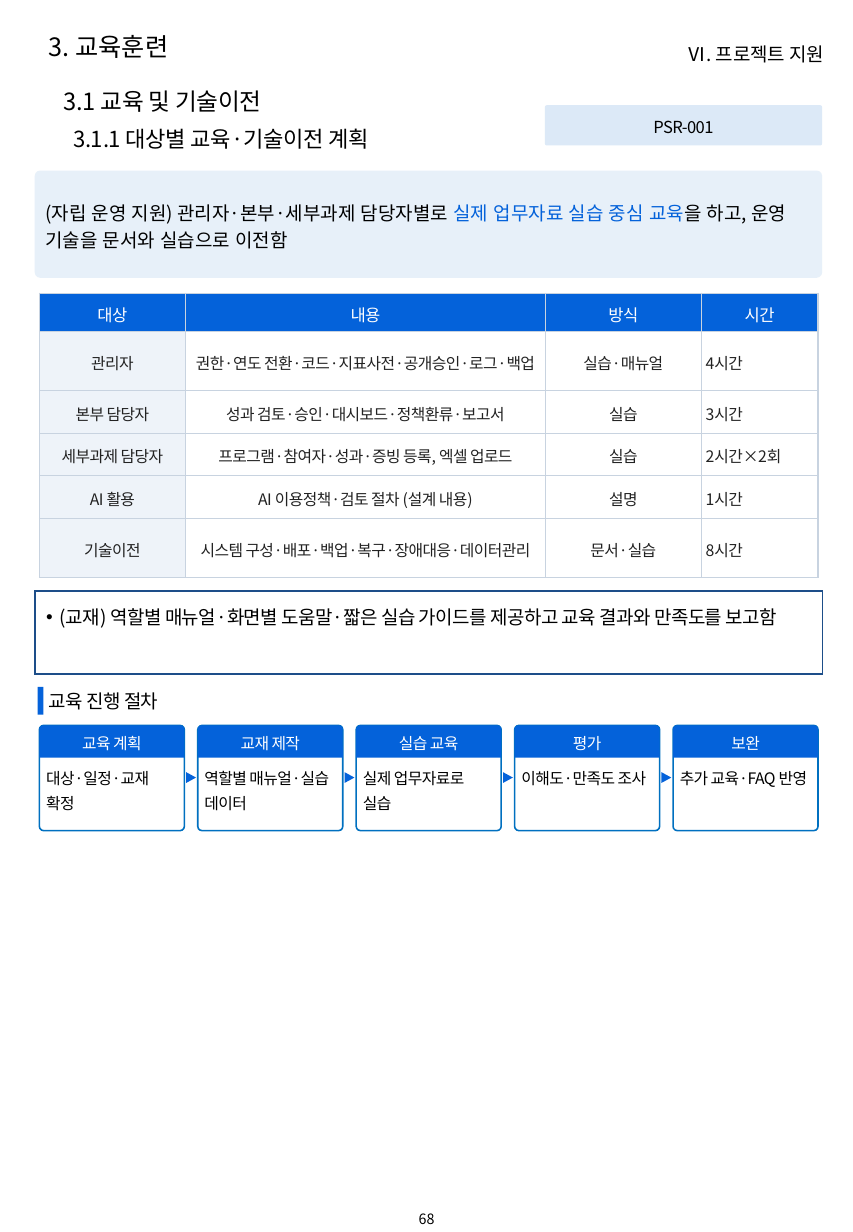
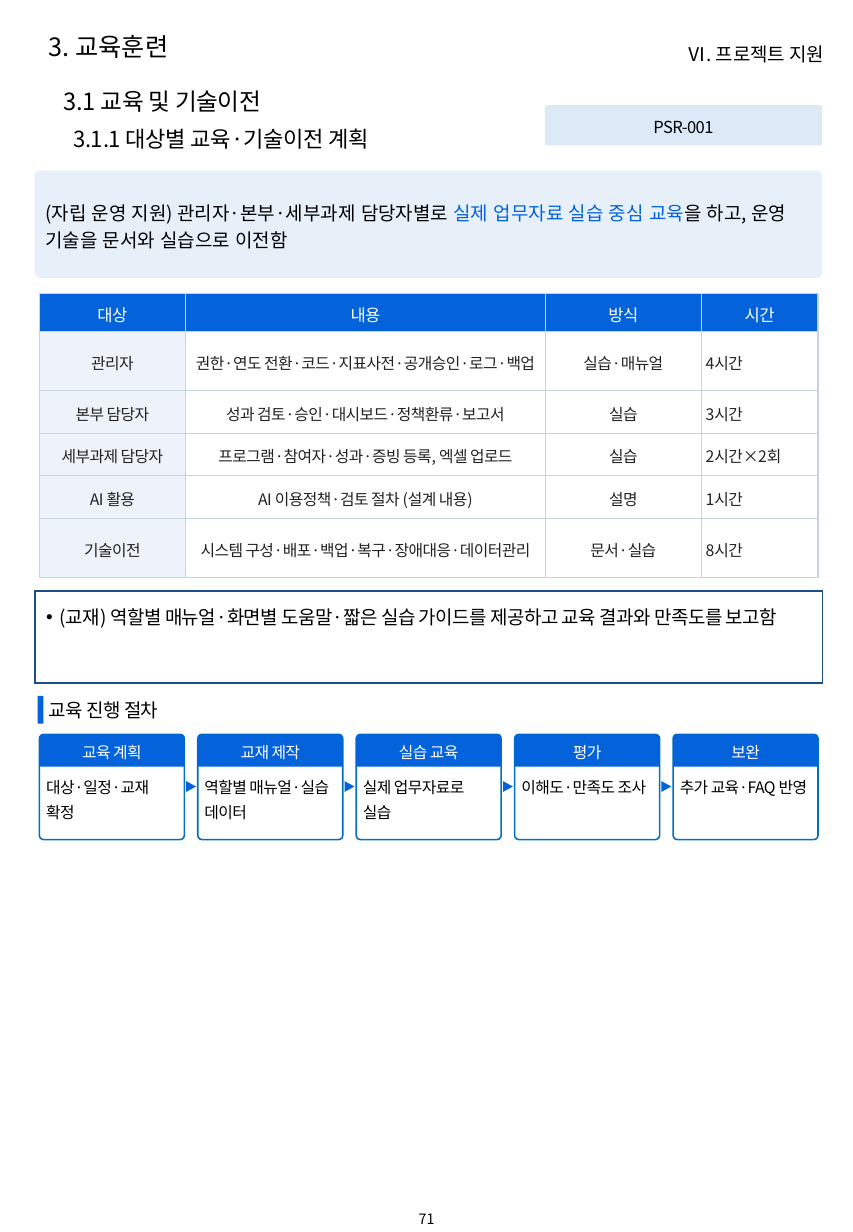
Before and after one commit to hwangsteeve-tech/hbjw, a slide deck: slide 71 of proposals/2026-10_pnu-ai-platform/pnu_proposal.pptx (slide 68 before the commit). Drawn at 853x1232 pixels with LibreOffice and Linux fonts; fonts in the diff are those of the drawing; background and template pictures are left out. Boxes give left, top, right and bottom in pixels: in the first picture for what was removed or moved away, otherwise in the second. Text is boxed around its words. In the diff, an @@ line names an element or a change of style, - is before the commit and + after.

```diff
--- a/proposals/2026-10_pnu-ai-platform/pnu_proposal.pptx
+++ b/proposals/2026-10_pnu-ai-platform/pnu_proposal.pptx
@@ rectangle: place and size @@
-rectangle at (35, 590, 823, 673)
+rectangle at (35, 590, 823, 682)
@@ 6 texts, 5 round same rects, 5 rounded rectangles, 4 triangles, 1 rectangle: place and size @@
-6 texts, 5 round same rects, 5 rounded rectangles, 4 triangles, 1 rectangle at (38, 687, 818, 831)
+6 texts, 5 round same rects, 5 rounded rectangles, 4 triangles, 1 rectangle at (38, 696, 818, 840)
@@ page number at (419, 1213, 435, 1224): text changed @@
-68
+71
```
Also in this commit, not shown: 30 other slides changed, 4 slides added, 1 slide removed, 2 other files.
